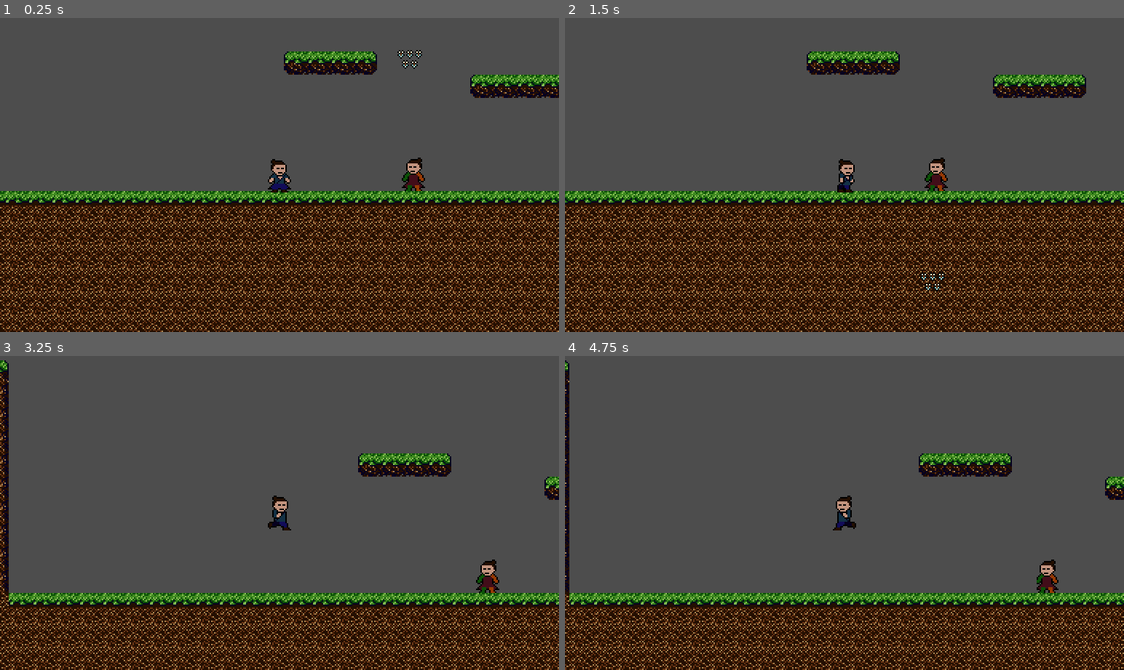
Above: before the commit, frames 1-4 (two rows, left to right).
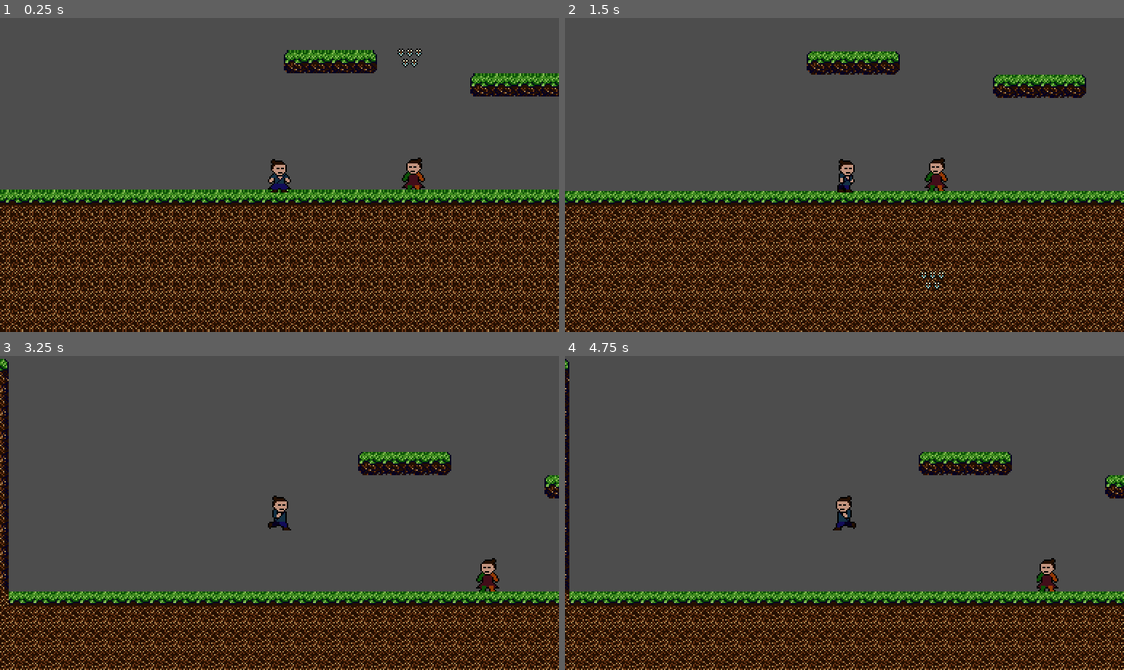
Above: after the commit, the same moments.

Repository: MichalPekalski89012/Katana-edge
Game: Godot game, scene res://game_level.tscn
The game is run twice, just before and just after one commit, with the same random seed, the same clock (stepped at 60 frames per second) and the same inputs.
Inputs:
- Up to frame 1 (0.25 s): no input
- Up to frame 2 (1.5 s): hold Space (attack) 0.53-1.28 s; hold D (right) from 0.53 s (still down); tap W (jump) at 0.77 s; tap Space (attack) at 1.35 s
- Up to frame 3 (3.25 s): tap W (jump) at 1.52, 3.02 s; release D (right) at 2.03 s; hold A (left) 2.03-2.78 s; hold Space (attack) 2.03-2.78 s; hold D (right) from 2.78 s (still down); tap Space (attack) at 2.85 s
- Up to frame 4 (4.75 s): hold Space (attack) 3.53-4.28 s; tap W (jump) at 3.77, 4.52 s; release D (right) at 4.28 s; hold A (left) from 4.28 s (still down); tap Space (attack) at 4.35 s

The runs differ from the first frame. In frame 1, 2.8% of the frame differs, in the area x 0-100%, y 9-100%; in frame 2, 0.2%; in frame 3, 20%, in the area x 0-100%, y 0-100%; in frame 4, 20%.

Commit message:
sprite przeciwnika(low) i setup hitboxa przeciwnikow

Diff:
--- a/Enemies/enemyVariant/enemy.tscn
+++ b/Enemies/enemyVariant/enemy.tscn
@@ -9,6 +9,9 @@
 [sub_resource type="CapsuleShape2D" id="CapsuleShape2D_8mrd2"]
 radius = 11.0
 height = 24.0
+
+[sub_resource type="CapsuleShape2D" id="CapsuleShape2D_1a64o"]
+radius = 9.0
 
 [node name="Enemy" type="CharacterBody2D"]
 collision_layer = 2
@@ -28,4 +31,10 @@
 [node name="CollisionShape2D" parent="EnemyHurtbox" index="0"]
 shape = SubResource("CapsuleShape2D_8mrd2")
 
+[node name="Area2D" type="Area2D" parent="."]
+position = Vector2(-24, -2)
+
+[node name="CollisionShape2D" type="CollisionShape2D" parent="Area2D"]
+shape = SubResource("CapsuleShape2D_1a64o")
+
 [editable path="EnemyHurtbox"]
--- a/Enemies/enemyVariant/enemy_low.tscn
+++ b/Enemies/enemyVariant/enemy_low.tscn
@@ -1,8 +1,15 @@
-[gd_scene load_steps=2 format=3 uid="uid://bjmyvtkktsjcm"]
+[gd_scene load_steps=3 format=3 uid="uid://bjmyvtkktsjcm"]
 
 [ext_resource type="PackedScene" uid="uid://bvivhwk1q33vq" path="res://Enemies/enemyVariant/enemy.tscn" id="1_ycwn4"]
+[ext_resource type="Texture2D" uid="uid://yknwswadyhju" path="res://Enemies/enemyLow.png" id="2_hdjfq"]
 
 [node name="EnemyLow" instance=ExtResource("1_ycwn4")]
+
+[node name="Sprite2D" parent="." index="0"]
+texture = ExtResource("2_hdjfq")
+flip_h = false
+hframes = 1
+frame = 0
 
 [node name="EnemyHurtbox" parent="." index="2"]
 collision_layer = 128
--- a/Player/player.gd
+++ b/Player/player.gd
@@ -119,3 +119,7 @@
 
 	elif Input.is_action_pressed("attack"):
 		animation_player.play("Player_mid_attack")
+
+
+func _on_hurtbox_area_entered(area):
+	print("zabili mnie!")
--- a/Player/player.tscn
+++ b/Player/player.tscn
@@ -206,6 +206,10 @@
 "RESET": SubResource("Animation_7p46u")
 }
 
+[sub_resource type="CapsuleShape2D" id="CapsuleShape2D_g65dv"]
+radius = 8.0
+height = 26.0
+
 [sub_resource type="CapsuleShape2D" id="CapsuleShape2D_t23y2"]
 radius = 8.0
 height = 24.0
@@ -219,7 +223,6 @@
 animation = &"run_right"
 
 [node name="CollisionShape2D" type="CollisionShape2D" parent="."]
-position = Vector2(0, 0.5)
 shape = SubResource("RectangleShape2D_v1bde")
 
 [node name="CoyoteJumpTimer" type="Timer" parent="."]
@@ -233,6 +236,12 @@
 libraries = {
 "": SubResource("AnimationLibrary_y0y84")
 }
+
+[node name="Hurtbox" type="Area2D" parent="."]
+
+[node name="CollisionShape2D" type="CollisionShape2D" parent="Hurtbox"]
+shape = SubResource("CapsuleShape2D_g65dv")
+debug_color = Color(1, 0, 0.435294, 0.419608)
 
 [node name="Hitbox" type="Area2D" parent="."]
 position = Vector2(19, 0)
@@ -246,3 +255,5 @@
 
 [node name="JumpSlideTimer" type="Timer" parent="."]
 one_shot = true
+
+[connection signal="area_entered" from="Hurtbox" to="." method="_on_hurtbox_area_entered"]
--- a/project.godot
+++ b/project.godot
@@ -68,6 +68,9 @@
 2d_physics/layer_8="Enemy_low_hurtbox"
 2d_physics/layer_9="Enemy_mid_hurtbox"
 2d_physics/layer_10="Enemy_high_hurtbox"
+2d_physics/layer_11="Player_low_hurtbox"
+2d_physics/layer_12="Player_mid_hurtbox"
+2d_physics/layer_13="Player_high_hurtbox"
 
 [rendering]
 
Binary file added: Enemies/enemyLow.png
Not shown, added: Enemies/enemyLow.png.import
Not shown: 1 places in Enemies/enemyVariant/enemy.tscn that only renumber resources
Not shown: 1 places in Player/player.tscn that only renumber resources
